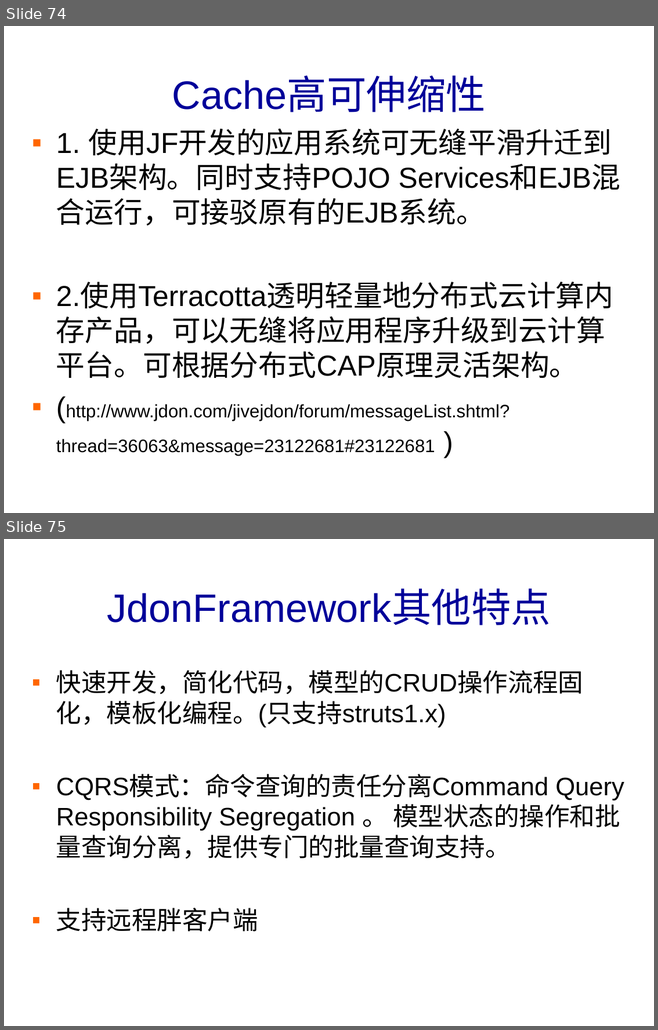
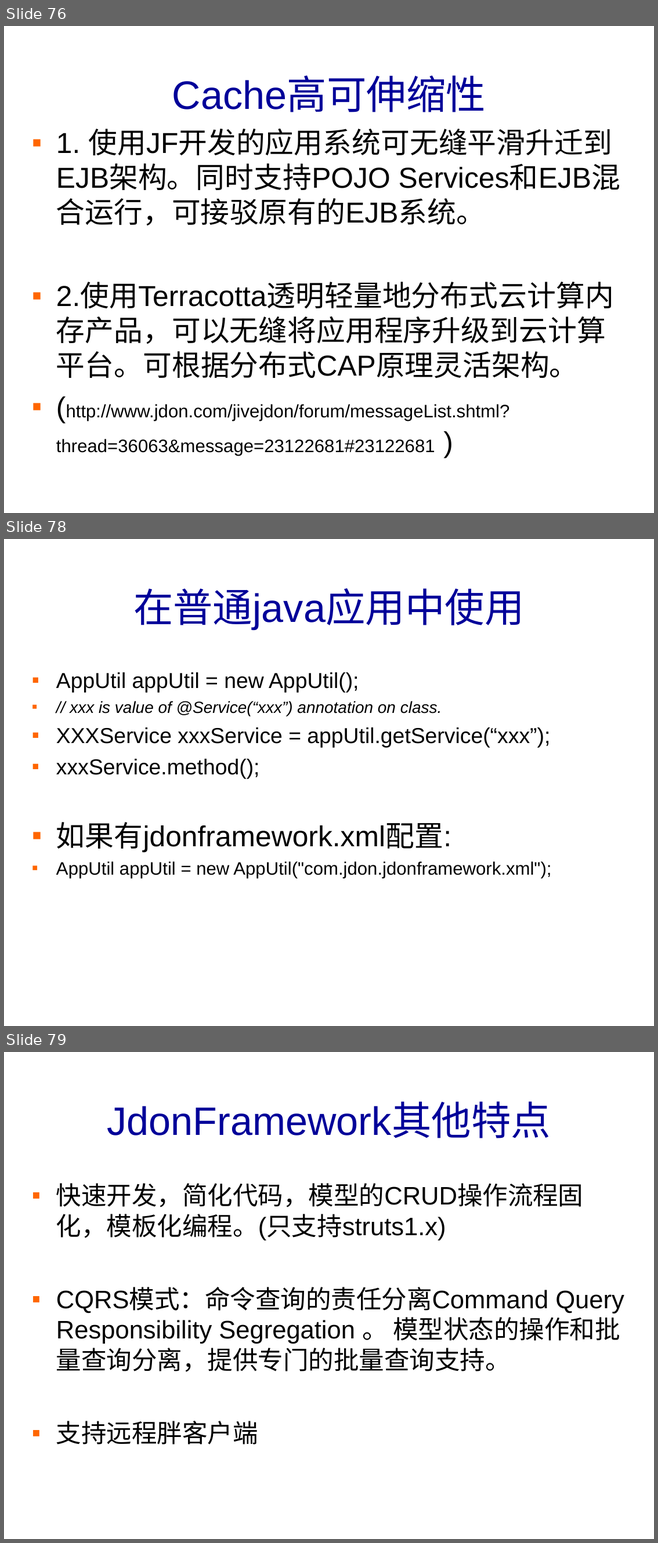
Before and after one commit to banq/jdonframework, a slide deck: doc/chinese/JdonFramework.ppt. Shown one above the other, each under a label of ours: slides 74 and 75 before the commit, slides 76, 78 and 79 after it; the slides between them are not shown. The pictures are 658x1030 and 658x1543 pixels, drawn with LibreOffice and Linux fonts; fonts in the diff are those of the drawing; background and template pictures are left out. Boxes give left, top, right and bottom in pixels: in the first picture for what was removed or moved away, otherwise in the second. Text is boxed around its words. In the diff, an @@ line names an element or a change of style, - is before the commit and + after.

```diff
--- a/doc/chinese/JdonFramework.ppt
+++ b/doc/chinese/JdonFramework.ppt
@@ slide 78 added at (4,539,654,1026), background picture (left out) @@
@@ title added at (133,588,524,631), 44 pt, text #000099 @@
+在普通java应用中使用
@@ text added at (56,672,551,878), 24 pt, text #000000 @@
+▪ AppUtil appUtil = new AppUtil();
+▪ // xxx is value of @Service(“xxx”) annotation on class.
+▪ XXXService xxxService = appUtil.getService(“xxx”);
+▪ xxxService.method();
+▪ 如果有jdonframework.xml配置:
+▪ AppUtil appUtil = new AppUtil("com.jdon.jdonframework.xml");
@@ what was slide 74 is now slide 76 @@
@@ what was slide 75 is now slide 79 @@
```
Also in this commit, not shown: 3 slides changed, 3 other slides added, 16 other files.
